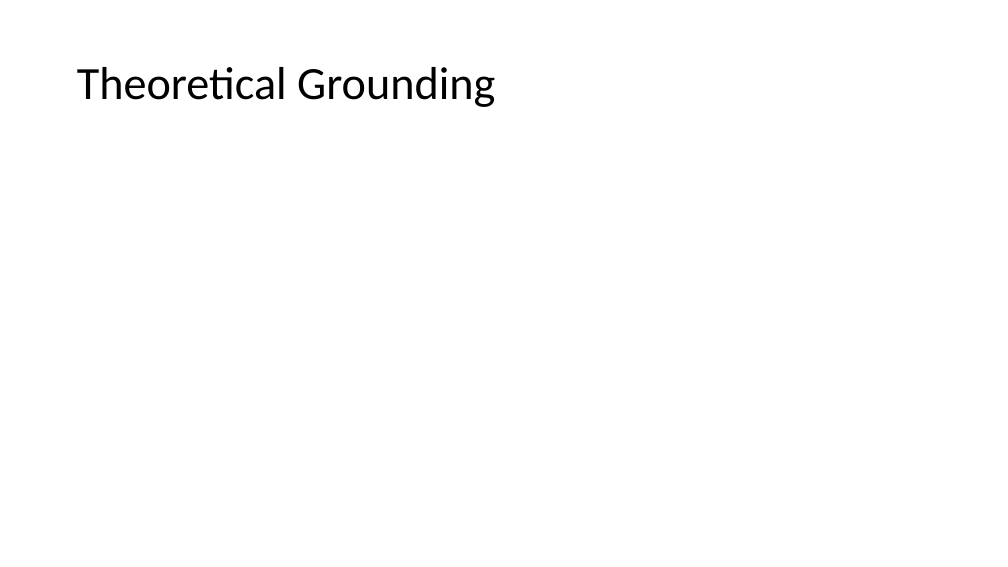
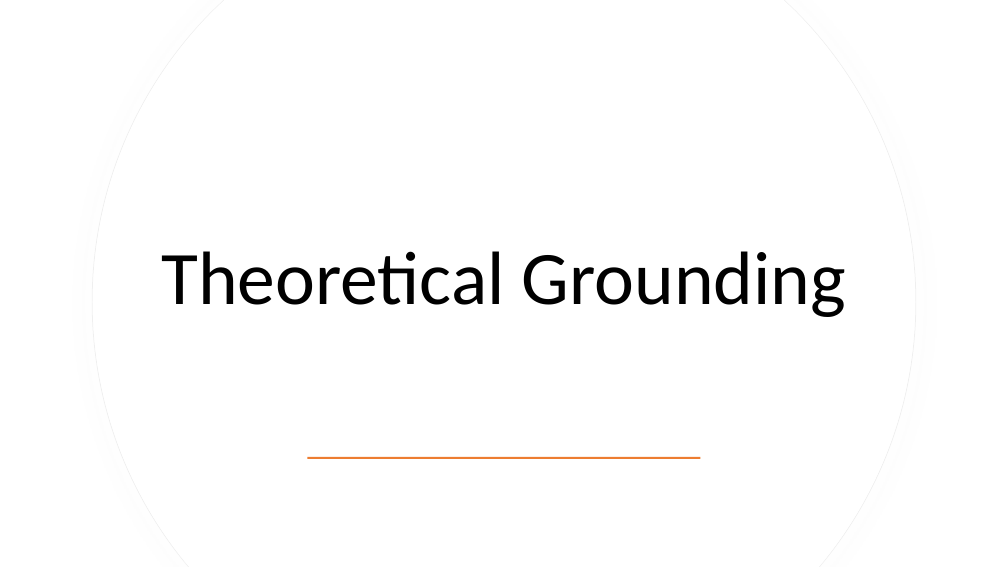
Before and after one commit to apedraza1234/socialfear, a slide deck: slide 3 of class_presentation.pptx. Drawn at 1008x567 pixels with LibreOffice and Linux fonts; fonts in the diff are those of the drawing. Boxes give left, top, right and bottom in pixels: in the first picture for what was removed or moved away, otherwise in the second. Text is boxed around its words. In the diff, an @@ line names an element or a change of style, - is before the commit and + after.

```diff
--- a/class_presentation.pptx
+++ b/class_presentation.pptx
@@ freeform shape added at (x1=92, y1=0, x2=917, y2=567), fill #FFFFFF, outline #EFEFEF 0.75 pt @@
@@ freeform shape added at (x1=93, y1=0, x2=916, y2=567), fill #FFFFFF @@
@@ title "Theoretical Grounding" moved from (x1=77, y1=67, x2=495, y2=107) to (x1=161, y1=251, x2=846, y2=317) @@
@@ title "Theoretical Grounding" at (x1=161, y1=251, x2=846, y2=317): size 44 to 72 pt; alignment left to centre @@
@@ rectangle added at (x1=308, y1=457, x2=701, y2=459), fill #ED7D31 @@
```
Also in this commit, not shown: 9 other slides changed, 4 slides added, 1 slide removed, 4 other files.
